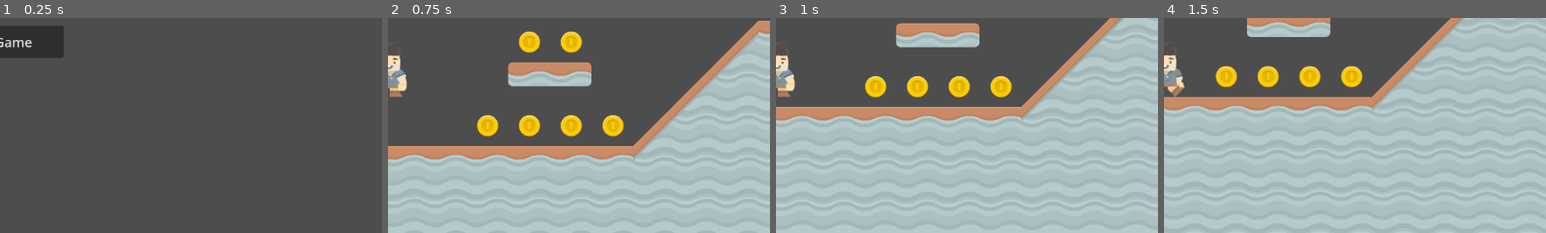
Above: before the commit, frames 1-4 (left to right).
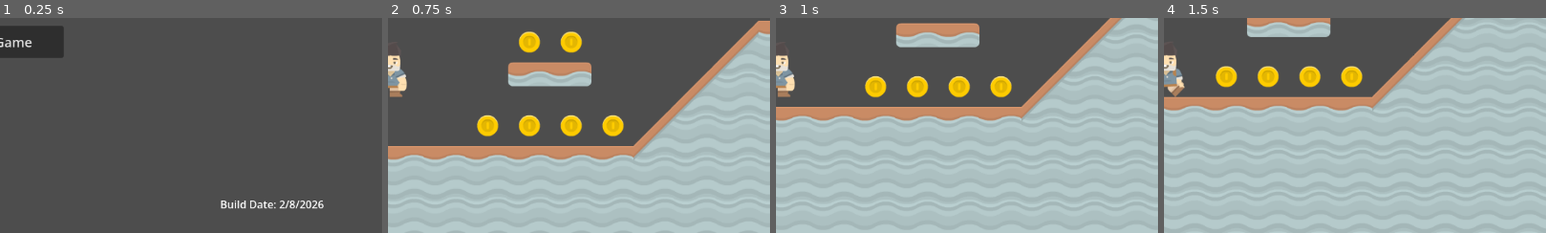
Above: after the commit, the same moments.

Repository: CBKain23/godotprojectplayground
Game: Godot game, scene res://ui/main_menu.tscn
Same seed, same stepped clock (60 frames per second), same inputs: the game is played once before the commit and once after it.
Inputs:
- Up to frame 1 (0.25 s): no input
- Up to frame 2 (0.75 s): click "Start Game" at 0.5 s
- Up to frame 3 (1 s): no input
- Up to frame 4 (1.5 s): hold Right (move_right) from 1.28 s (still down)
The pictures show only the part of the screen within x 50-100%, y 50-100%; the shares and areas given below are measured in that part.

The runs differ from the first frame. In frame 1, 0.6% of the frame differs, in the area x 57-85%, y 84-89%; in frame 2, nothing differs; in frame 3, nothing differs; in frame 4, nothing differs.

Commit message:
Added a Build

Diff:
--- /dev/null
+++ b/Godot-VCSExportPlatform-5eb097a5d0203ab6e75c1cfdc4f07eadb670e2dc/icon.svg
@@ -0,0 +1 @@
+<svg xmlns="http://www.w3.org/2000/svg" width="16" height="16"><path fill="none" stroke="#e0e0e0" stroke-width="1.5" d="M9.5 11.75a2.5 2.5 0 0 0 5 0 2.5 2.5 0 0 0-5 0h-3l-3-3v-2A2.5 2.5 0 0 0 6 4.25h3.5a2.5 2.5 0 0 0 5 0 2.5 2.5 0 0 0-5 0m-3.5 0a2.5 2.5 0 1 0-2.5 2.5"/></svg>
--- a/scripts/main_menu.gd
+++ b/scripts/main_menu.gd
@@ -4,9 +4,18 @@
 @export var manager : Game_Manager
 @export var scene : PackedScene
 
+@export var month : int
+@export var day : int
+@export var year : int = 2026
+
+@onready var build : Label = %BuildDate
+
 # Called when the node enters the scene tree for the first time.
 func _ready() -> void:
 	scene.instantiate()
+
+	build.text = "Build Date: " + str(month) + "/" + str(day) + "/" + str(year)
+
 
 
 # Called every frame. 'delta' is the elapsed time since the previous frame.
--- a/ui/main_menu.tscn
+++ b/ui/main_menu.tscn
@@ -13,6 +13,8 @@
 script = ExtResource("1_t7e0r")
 manager = NodePath("GameManager")
 scene = ExtResource("2_wk0pr")
+month = 2
+day = 8
 
 [node name="MainControl" type="Control" parent="." unique_id=1976934822]
 layout_mode = 3
@@ -67,6 +69,24 @@
 theme_override_font_sizes/font_size = 20
 text = "Exit Game"
 
+[node name="BuildDate" type="Label" parent="MainControl" unique_id=1213844009]
+unique_name_in_owner = true
+layout_mode = 1
+anchors_preset = 3
+anchor_left = 1.0
+anchor_top = 1.0
+anchor_right = 1.0
+anchor_bottom = 1.0
+offset_left = -296.0
+offset_top = -104.0
+offset_right = -87.0
+offset_bottom = -32.0
+grow_horizontal = 0
+grow_vertical = 0
+text = "Build Date"
+horizontal_alignment = 2
+vertical_alignment = 2
+
 [node name="GameManager" parent="." unique_id=1030829118 instance=ExtResource("3_wk0pr")]
 
 [connection signal="pressed" from="MainControl/StartGame" to="." method="_on_start_game_pressed"]
Binary file added: Godot-VCSExportPlatform-5eb097a5d0203ab6e75c1cfdc4f07eadb670e2dc/icon.png
Not shown, added: Godot-VCSExportPlatform-5eb097a5d0203ab6e75c1cfdc4f07eadb670e2dc/icon.png.import
Not shown, added: Godot-VCSExportPlatform-5eb097a5d0203ab6e75c1cfdc4f07eadb670e2dc/icon.svg.import
Not shown, added: export_presets.cfg
Not shown, added: builds/feb8_26/v1/ProjectPlayground.console.exe
Not shown, added: builds/feb8_26/v1/ProjectPlayground.exe
